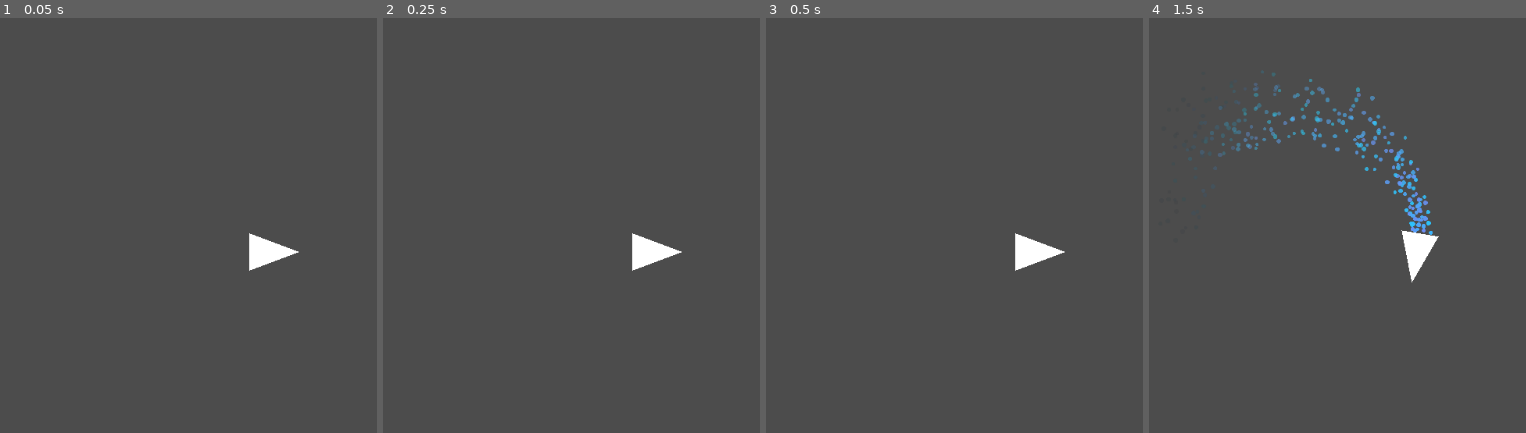
Above: before the commit, frames 1-4 (left to right).
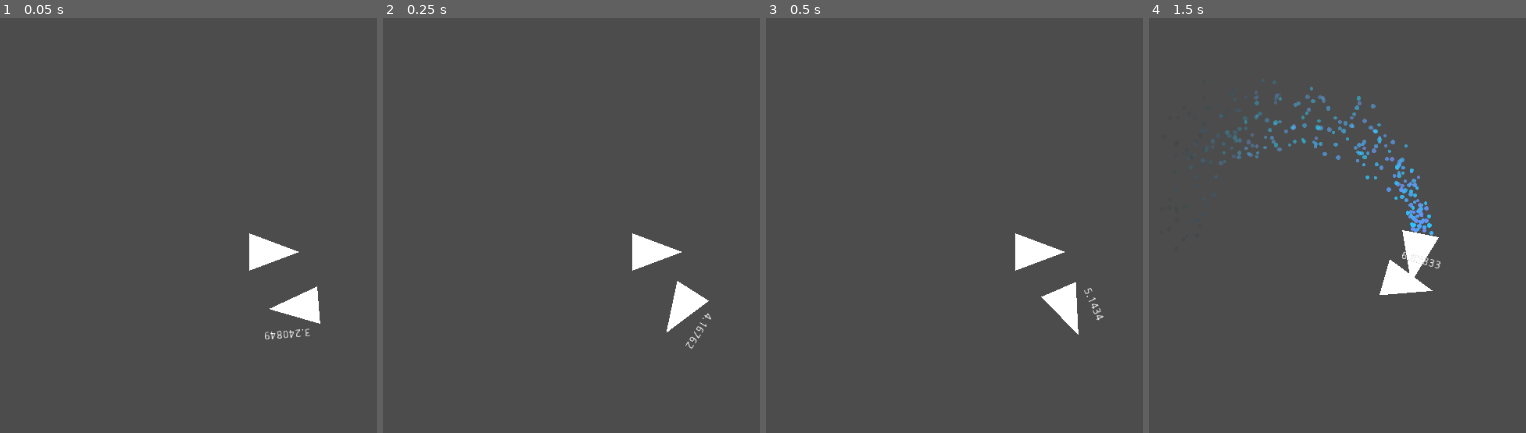
Above: after the commit, the same moments.

Repository: Insta-x/boost-racer
Game: Godot game, scene res://Src/SampleWorld.tscn
Same seed, same stepped clock (60 frames per second), same inputs: the game is played once before the commit and once after it. Before the commit the project has no main scene; this scene is started directly in both runs.
Inputs:
- Up to frame 1 (0.05 s): no input
- Up to frame 2 (0.25 s): no input
- Up to frame 3 (0.5 s): no input
- Up to frame 4 (1.5 s): hold D (turn_right) 0.53-1.28 s; hold Space (boost) 0.53-1.28 s; hold S (brake) from 1.28 s (still down); tap Space (boost) at 1.35 s

The runs differ from the first frame. In frame 1, 0.8% of the frame differs, in the area x 70-86%, y 64-78%; in frame 2, 0.7%; in frame 3, 0.7%; in frame 4, 3.6%, in the area x 13-78%, y 12-67%.

Commit message:
bot path

Diff:
--- /dev/null
+++ b/Src/Lee/AreaGuider.gd
@@ -0,0 +1,9 @@
+extends Area2D
+
+class_name AreaGuider
+
+export var target_speed := 300
+onready var target_velocity : Vector2 = $Direction.position.normalized() * target_speed
+
+func _on_AreaGuider_body_entered(body : EnemyRacer):
+	body.target_velocity = self.target_velocity
--- /dev/null
+++ b/Src/Lee/AreaGuider.tscn
@@ -0,0 +1,14 @@
+[gd_scene load_steps=2 format=2]
+
+[ext_resource path="res://Src/Lee/AreaGuider.gd" type="Script" id=1]
+
+[node name="AreaGuider" type="Area2D"]
+collision_layer = 0
+collision_mask = 2
+script = ExtResource( 1 )
+
+[node name="Direction" type="Position2D" parent="."]
+
+[node name="CollisionPolygon2D" type="CollisionPolygon2D" parent="."]
+
+[connection signal="body_entered" from="." to="." method="_on_AreaGuider_body_entered"]
--- /dev/null
+++ b/Src/Lee/Position2D.gd
@@ -0,0 +1,3 @@
+extends Position2D
+
+export var speed := 100.0
--- /dev/null
+++ b/Src/Lee/Position2D.tscn
@@ -0,0 +1,6 @@
+[gd_scene load_steps=2 format=2]
+
+[ext_resource path="res://Src/Lee/Position2D.gd" type="Script" id=1]
+
+[node name="Position2D" type="Position2D"]
+script = ExtResource( 1 )
--- /dev/null
+++ b/Src/Lee/RacerGuider.gd
@@ -0,0 +1,8 @@
+extends Node2D
+
+var curpath := 0
+
+onready var paths := get_children()
+
+func _ready() -> void:
+	print(paths)
--- /dev/null
+++ b/Src/Lee/RacerGuider.tscn
@@ -0,0 +1,9 @@
+[gd_scene load_steps=3 format=2]
+
+[ext_resource path="res://Src/Lee/RacerGuider.gd" type="Script" id=1]
+[ext_resource path="res://Src/Racer/EnemyRacer.tscn" type="PackedScene" id=2]
+
+[node name="RacerGuider" type="Node2D"]
+script = ExtResource( 1 )
+
+[node name="EnemyRacer" parent="." instance=ExtResource( 2 )]
--- /dev/null
+++ b/Src/Racer/EnemyRacer.gd
@@ -0,0 +1,34 @@
+extends Racer
+
+class_name EnemyRacer
+
+var target_velocity := Vector2.ZERO
+
+const ROT := 1.6
+func _ready():
+	pass # Replace with function body.
+
+func _physics_process(delta:float) -> void:
+	actions()
+
+func actions() -> void:
+	# kalo ga searah, searahin dulu
+	braking = false
+	var target_rotation := target_velocity.angle()
+	var drot := (target_rotation - rotation)
+	if drot < 0: drot += PI * 2
+	if drot < PI: turning = min(1,  ROT * drot / PI)
+	else: turning = max(-1, -ROT * (2*PI - drot) / PI)
+	$Label.text = str(drot)
+	print(turning, drot)
+	if PI/2 < drot and drot < PI*3/2:
+		thrusting = false
+		braking = true
+		return
+
+	# itung difference velocity
+	var d = target_velocity - linear_velocity
+	if target_velocity.dot(d) > 0 and d.angle_to(Vector2.RIGHT.rotated(rotation)) < PI / 4:
+		thrusting = true
+	else:
+		thrusting = false
--- /dev/null
+++ b/Src/Racer/EnemyRacer.tscn
@@ -0,0 +1,15 @@
+[gd_scene load_steps=3 format=2]
+
+[ext_resource path="res://Src/Racer/Racer.tscn" type="PackedScene" id=1]
+[ext_resource path="res://Src/Racer/EnemyRacer.gd" type="Script" id=2]
+
+[node name="EnemyRacer" instance=ExtResource( 1 )]
+collision_layer = 2
+collision_mask = 3
+script = ExtResource( 2 )
+
+[node name="Label" type="Label" parent="." index="4"]
+margin_left = -11.0
+margin_top = -40.0
+margin_right = 29.0
+margin_bottom = -26.0
--- a/Src/Racer/Racer.gd
+++ b/Src/Racer/Racer.gd
@@ -7,7 +7,7 @@
 onready var boosting_particles := $BoostingParticles
 
 var thrusting := false setget set_thrusting
-var turning := 0
+var turning := 0.0
 var braking := false
 var boosting := false setget set_boosting
 
--- a/Src/SampleWorld.tscn
+++ b/Src/SampleWorld.tscn
@@ -1,32 +1,49 @@
-[gd_scene load_steps=2 format=2]
+[gd_scene load_steps=4 format=2]
 
 [ext_resource path="res://Src/Racer/PlayerRacer.tscn" type="PackedScene" id=1]
+[ext_resource path="res://Src/Lee/AreaGuider.tscn" type="PackedScene" id=2]
+[ext_resource path="res://Src/Lee/RacerGuider.tscn" type="PackedScene" id=3]
 
 [node name="SampleWorld" type="Node2D"]
 
 [node name="OuterWall" type="StaticBody2D" parent="."]
+__meta__ = {
+"_edit_lock_": true
+}
 
 [node name="CollisionPolygon2D" type="CollisionPolygon2D" parent="OuterWall"]
 polygon = PoolVector2Array( 0, 0, 0, 1792, -64, 1792, -64, -64, 2432, -64, 2432, 1792, 0, 1792, 0, 1728, 2368, 1728, 2368, 0 )
 
 [node name="Wall" type="StaticBody2D" parent="."]
+__meta__ = {
+"_edit_lock_": true
+}
 
 [node name="CollisionPolygon2D" type="CollisionPolygon2D" parent="Wall"]
 polygon = PoolVector2Array( 192, 192, 1599.72, 192, 1792, 448, 1792, 1280, 2176, 1536, 1664, 1536, 1088, 960, 448, 768, 192, 512 )
 
 [node name="Wall2" type="StaticBody2D" parent="."]
+__meta__ = {
+"_edit_lock_": true
+}
 
 [node name="CollisionPolygon2D" type="CollisionPolygon2D" parent="Wall2"]
 position = Vector2( 320, 320 )
 polygon = PoolVector2Array( 1856, -128, 1472, -128, 1856, 320 )
 
 [node name="Wall3" type="StaticBody2D" parent="."]
+__meta__ = {
+"_edit_lock_": true
+}
 
 [node name="CollisionPolygon2D" type="CollisionPolygon2D" parent="Wall3"]
 position = Vector2( 320, 320 )
 polygon = PoolVector2Array( 1856, 512, 1856, 1088, 1600, 896, 1600, 256 )
 
 [node name="Wall4" type="StaticBody2D" parent="."]
+__meta__ = {
+"_edit_lock_": true
+}
 
 [node name="CollisionPolygon2D" type="CollisionPolygon2D" parent="Wall4"]
 position = Vector2( 320, 320 )
@@ -37,3 +54,61 @@
 
 [node name="Camera2D" type="Camera2D" parent="PlayerRacer"]
 current = true
+
+[node name="RacerGuider" parent="." instance=ExtResource( 3 )]
+
+[node name="EnemyRacer" parent="RacerGuider" index="0"]
+position = Vector2( 105, 134 )
+rotation = 3.14159
+
+[node name="AreaGuider" parent="RacerGuider" instance=ExtResource( 2 )]
+position = Vector2( 857, 101 )
+
+[node name="Direction" parent="RacerGuider/AreaGuider" index="0"]
+position = Vector2( 227, 5 )
+
+[node name="CollisionPolygon2D" parent="RacerGuider/AreaGuider" index="1"]
+polygon = PoolVector2Array( -907, -142, -887, 259, -635, 261, -607, 115, 595, 105, 592, -134 )
+
+[node name="AreaGuider2" parent="RacerGuider" instance=ExtResource( 2 )]
+position = Vector2( 1847, 353 )
+
+[node name="Direction" parent="RacerGuider/AreaGuider2" index="0"]
+position = Vector2( 197, 237 )
+
+[node name="CollisionPolygon2D" parent="RacerGuider/AreaGuider2" index="1"]
+polygon = PoolVector2Array( -426, -386, -126, -376, -40, -139, 199, 133, 161, 327, -410, -162 )
+
+[node name="AreaGuider3" parent="RacerGuider" instance=ExtResource( 2 )]
+position = Vector2( 2301, 614 )
+
+[node name="Direction" parent="RacerGuider/AreaGuider3" index="0"]
+position = Vector2( 8, 846 )
+
+[node name="CollisionPolygon2D" parent="RacerGuider/AreaGuider3" index="1"]
+polygon = PoolVector2Array( -245, -144, -332, 54, -159, 237, -141, 655, 77, 671, 77, -630, -329, -632, -332, -411, -138, -403, -143, 10 )
+
+[node name="AreaGuider4" parent="RacerGuider" instance=ExtResource( 2 )]
+position = Vector2( 2248, 1667 )
+
+[node name="Direction" parent="RacerGuider/AreaGuider4" index="0"]
+position = Vector2( -1454, -14 )
+
+[node name="CollisionPolygon2D" parent="RacerGuider/AreaGuider4" index="1"]
+polygon = PoolVector2Array( 133, 84, 148, -434, -119, -422, -92, -129, -2037, -150, -2040, 69 )
+
+[node name="AreaGuider5" parent="RacerGuider" instance=ExtResource( 2 )]
+position = Vector2( 92, 1392 )
+
+[node name="Direction" parent="RacerGuider/AreaGuider5" index="0"]
+position = Vector2( 8, -884 )
+
+[node name="CollisionPolygon2D" parent="RacerGuider/AreaGuider5" index="1"]
+polygon = PoolVector2Array( 336, 128, 336, 352, -121, 364, -139, -1089, 148, -1078, 151, 93 )
+
+[editable path="RacerGuider"]
+[editable path="RacerGuider/AreaGuider"]
+[editable path="RacerGuider/AreaGuider2"]
+[editable path="RacerGuider/AreaGuider3"]
+[editable path="RacerGuider/AreaGuider4"]
+[editable path="RacerGuider/AreaGuider5"]
--- a/project.godot
+++ b/project.godot
@@ -9,10 +9,15 @@
 config_version=4
 
 _global_script_classes=[ {
-"base": "EditorVCSInterface",
-"class": "GitAPI",
-"language": "NativeScript",
-"path": "res://addons/godot-git-plugin/git_api.gdns"
+"base": "Area2D",
+"class": "AreaGuider",
+"language": "GDScript",
+"path": "res://Src/Lee/AreaGuider.gd"
+}, {
+"base": "Racer",
+"class": "EnemyRacer",
+"language": "GDScript",
+"path": "res://Src/Racer/EnemyRacer.gd"
 }, {
 "base": "RigidBody2D",
 "class": "Racer",
@@ -20,18 +25,20 @@
 "path": "res://Src/Racer/Racer.gd"
 } ]
 _global_script_class_icons={
-"GitAPI": "",
+"AreaGuider": "",
+"EnemyRacer": "",
 "Racer": ""
 }
 
 [application]
 
 config/name="boost-racer"
+run/main_scene="res://Src/SampleWorld.tscn"
 config/icon="res://icon.png"
 
 [gdnative]
 
-singletons=[ "res://addons/godot-git-plugin/git_api.gdnlib" ]
+singletons=[  ]
 
 [input]
 
